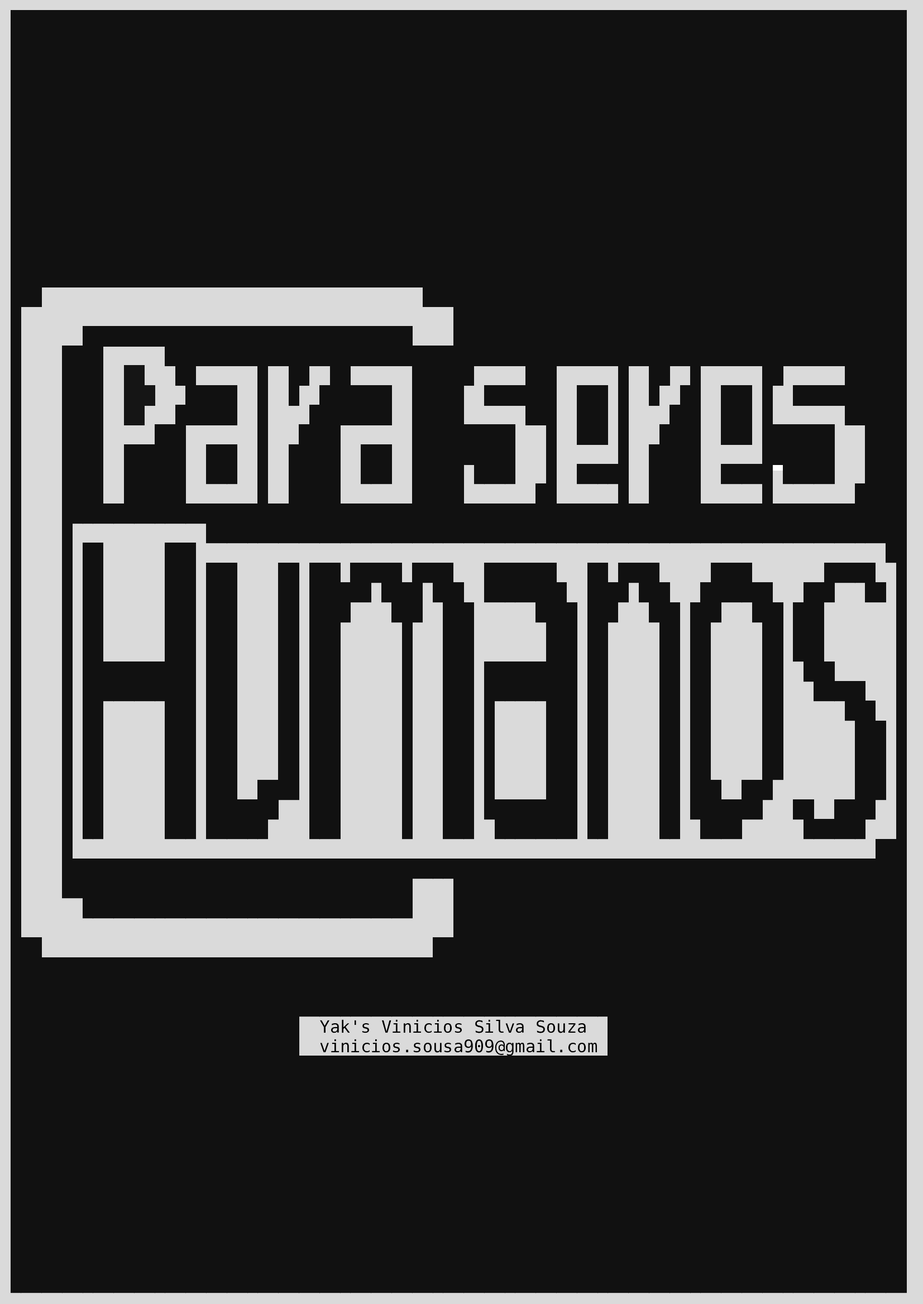
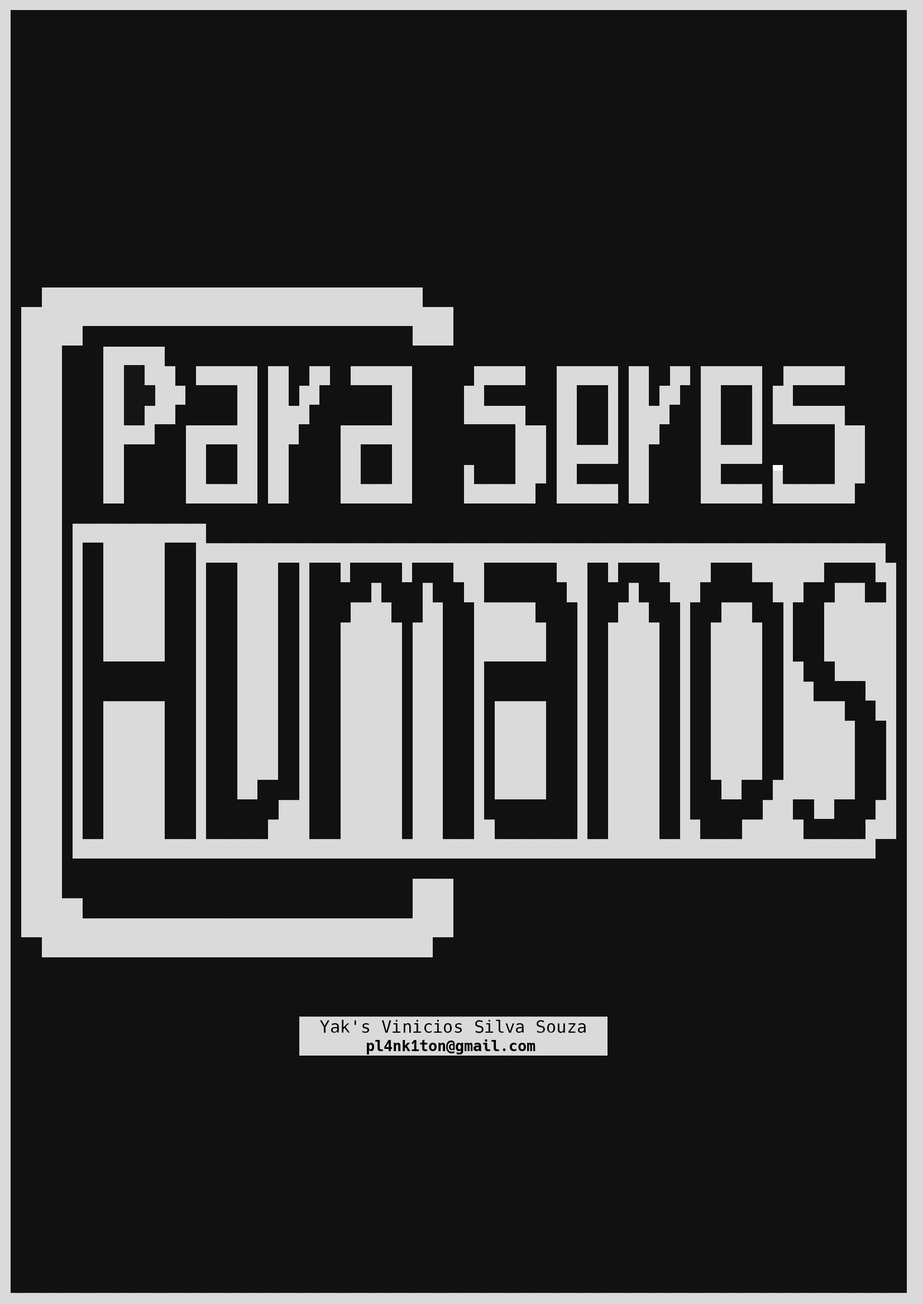
Layer changes from the first (923, 1304) image to the second:
added layer "pl4nk1ton@gmail.com" above "Capa.png" over (366, 1039, 536, 1055)
painted on "Capa.png" over (319, 1019, 597, 1056)
